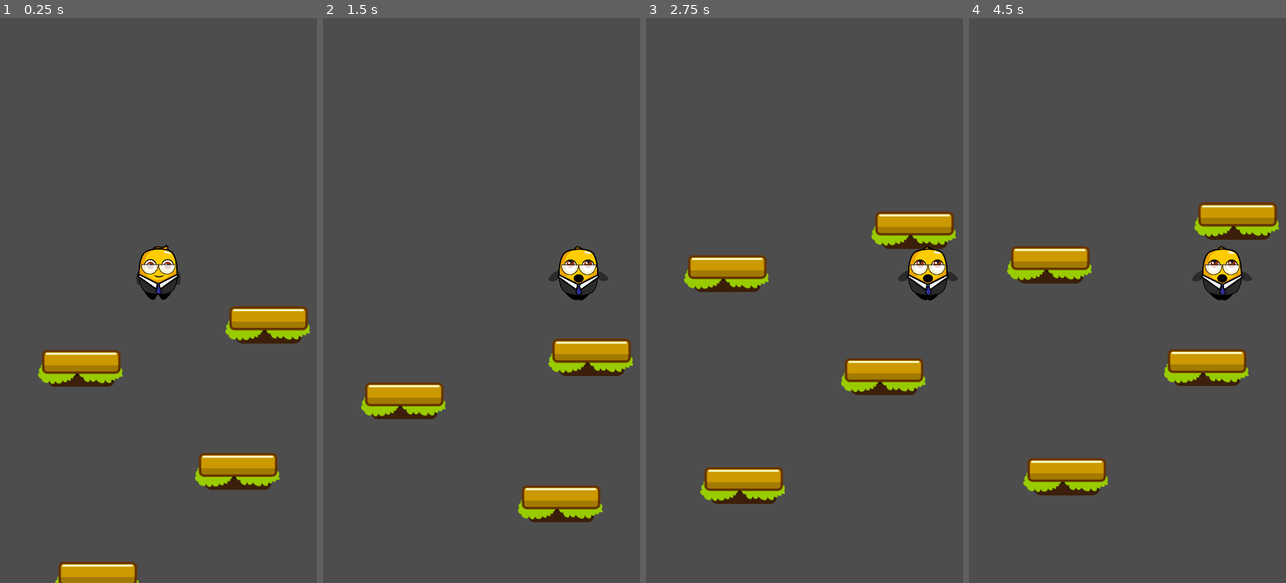
Above: before the commit, frames 1-4 (left to right).
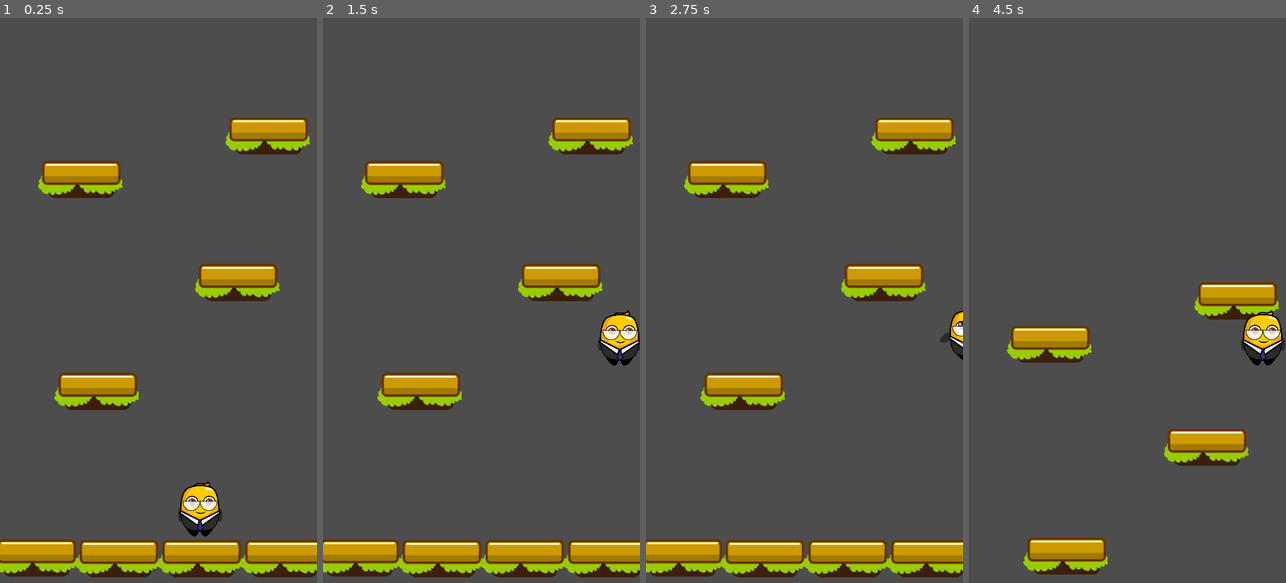
Above: after the commit, the same moments.

Repository: marleeeeeey/game_mvp_003_jumper_jam
Game: Godot game, scene res://scenes/game.tscn
The game is run twice, just before and just after one commit, with the same random seed, the same clock (stepped at 60 frames per second) and the same inputs.
Inputs:
- Up to frame 1 (0.25 s): no input
- Up to frame 2 (1.5 s): hold D (move_right) 0.53-1.28 s; hold A (move_left) from 1.28 s (still down)
- Up to frame 3 (2.75 s): release A (move_left) at 2.03 s; hold D (move_right) from 2.03 s (still down)
- Up to frame 4 (4.5 s): release D (move_right) at 3.53 s; hold A (move_left) from 3.53 s (still down)

The runs differ from the first frame. In frame 1, 19% of the frame differs, in the area x 0-100%, y 17-100%; in frame 2, 17%; in frame 3, 20%, in the area x 0-100%, y 17-99%; in frame 4, 14%.

Commit message:
16 Set camera limits.

Diff:
--- a/scenes/game.tscn
+++ b/scenes/game.tscn
@@ -8,7 +8,7 @@
 script = ExtResource("1_610g2")
 
 [node name="Player" parent="." instance=ExtResource("2_42jnc")]
-position = Vector2(269, 129)
+position = Vector2(340, 852)
 
 [node name="Platform" parent="." instance=ExtResource("3_3cmbe")]
 position = Vector2(-6, 886)
--- a/scripts/game_camera.gd
+++ b/scripts/game_camera.gd
@@ -1,6 +1,8 @@
 extends Camera2D
 
 var player: Player = null
+
+@onready var viewport_size = get_viewport_rect().size
 
 func setup_camera(_player: Player):
 	if _player:
@@ -11,5 +13,18 @@
 		global_position.y = player.global_position.y
 
 func _ready():
+
 	# Centered the camera. It should be done code behind to support any screen resolutions.
-	global_position.x = get_viewport_rect().size.x / 2
+	global_position.x = viewport_size.x / 2
+
+	# Set camera limits.
+	limit_bottom = viewport_size.y
+	limit_left = 0
+	limit_right = viewport_size.x
+
+
+func _process(delta):
+	if player:
+		var limit_distance = 420
+		if limit_bottom > player.global_position.y + limit_distance:
+			limit_bottom = player.global_position.y + limit_distance
Not shown, changed: README.md
